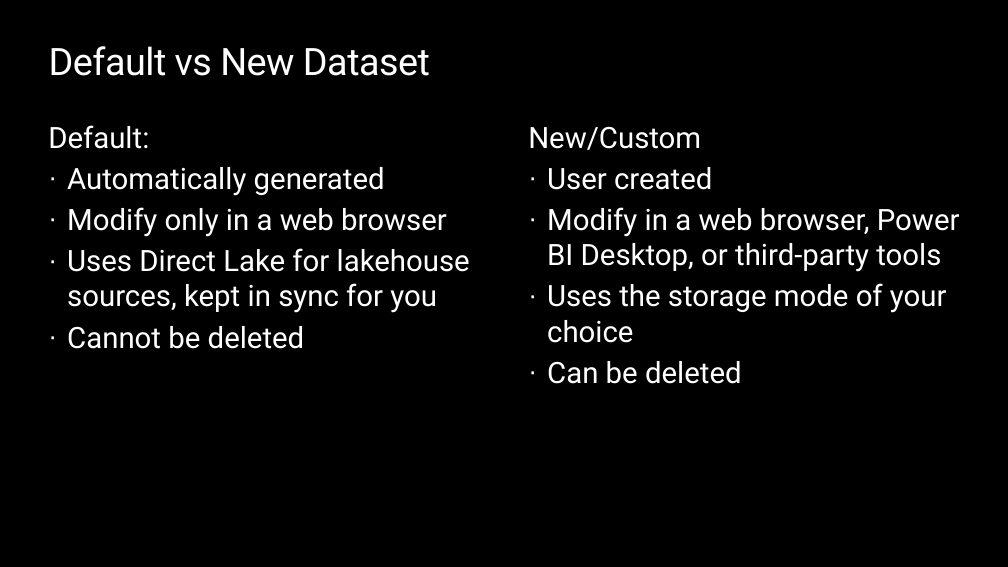
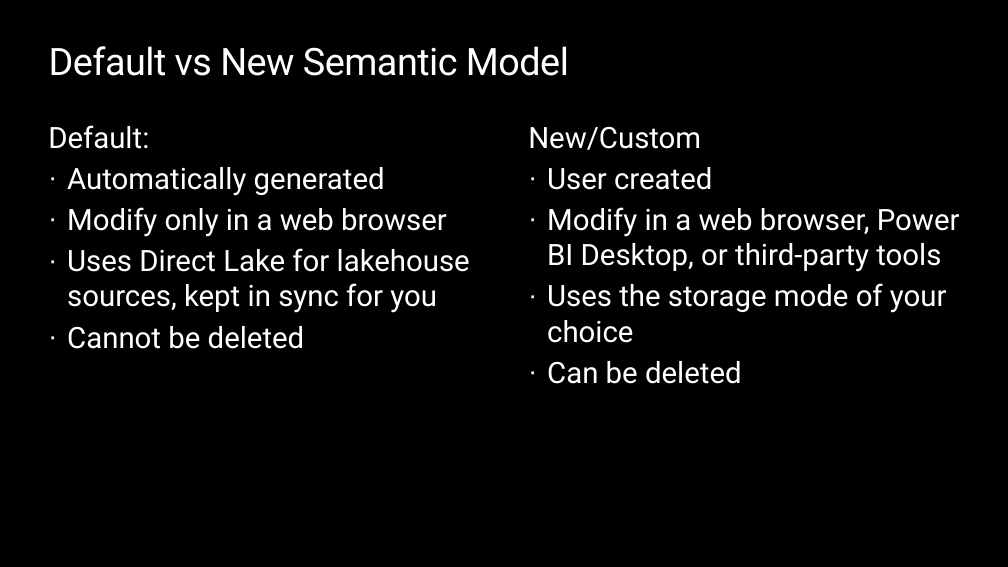
Before and after one commit to opsgility/fabric, a slide deck: slide 9 of slides/Dantoni-Opsgility-MSFabric-Module11.pptx. Drawn at 1008x567 pixels with LibreOffice and Linux fonts; fonts in the diff are those of the drawing; background and template pictures are left out. Boxes give left, top, right and bottom in pixels: in the first picture for what was removed or moved away, otherwise in the second. Text is boxed around its words. In the diff, an @@ line names an element or a change of style, - is before the commit and + after.

```diff
--- a/slides/Dantoni-Opsgility-MSFabric-Module11.pptx
+++ b/slides/Dantoni-Opsgility-MSFabric-Module11.pptx
@@ title at (x1=49, y1=46, x2=569, y2=76): text changed @@
-Default vs New Dataset
+Default vs New Semantic Model
```
Also in this commit, not shown: 14 other slides changed, 8 other files.
